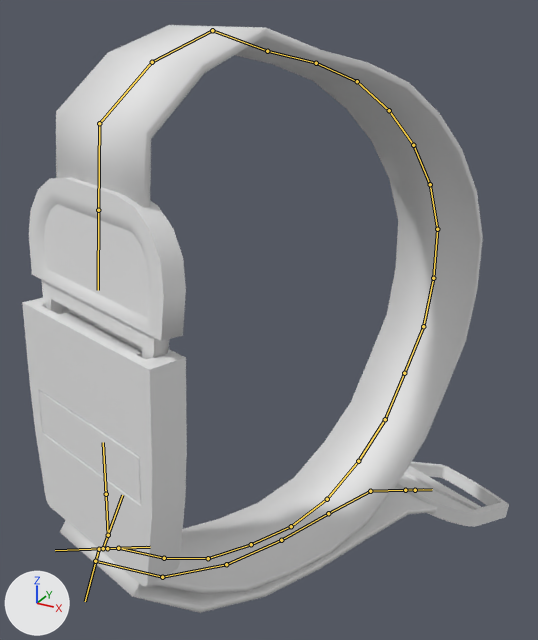
Renders of the FBX model care-up/Assets/Resources_moved/Models/Tourniquet.fbx from each side of a commit.
Before and after are seen from a camera (50 mm lens) standing at (0.0632, -0.1892, 0.1052) and looking at (-0.0117, -0.053, 0.0371). The lights are fixed; the arrows at lower left show +X, +Y and +Z. Both versions are drawn at frame 1762 of the action 'Armature.002|_tourniquet_SQ_v.2_L_Lib'; the numbers are the values there. The bones that bend it are drawn over the model as lines.

Names of what the first picture shows: 'EndClip', 'FrontClip', 'MiddleClip', 'TourniquetStrip'.
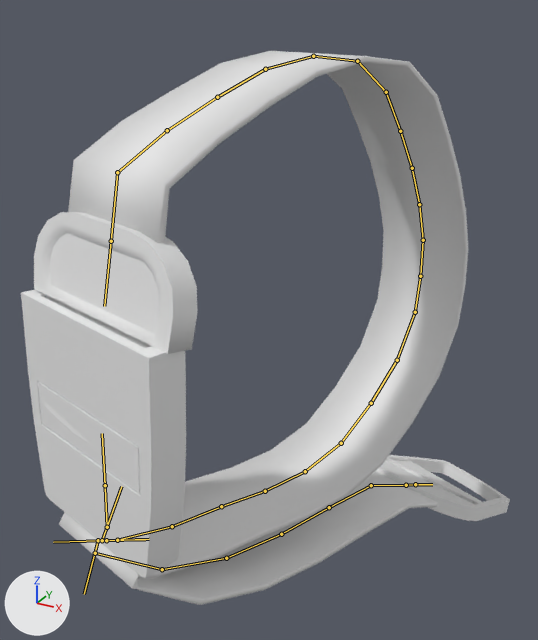
Where the change shows, as pixel boxes (x1, y1, x2, y2) in the pictures (538 x 640 px):
'TourniquetStrip', posed: before (56, 25, 483, 613); after (59, 51, 468, 605)
'MiddleClip', posed: before (22, 298, 187, 586); after (21, 289, 186, 578)
'FrontClip', posed: before (29, 177, 186, 360); after (34, 212, 197, 447)
'EndClip', posed: before (396, 462, 509, 527); after (376, 455, 510, 521)
bone 'Bone', root to tip: before (103, 548) to (122, 495); after (102, 540) to (121, 486)
bone 'Bone.004', root to tip: before (118, 548) to (164, 558); after (117, 540) to (172, 526)
bone 'Bone.006', root to tip: before (208, 558) to (251, 544); after (221, 506) to (265, 491)
bone 'Bone.012', root to tip: before (404, 373) to (423, 326); after (415, 312) to (420, 276)
bone 'Bone.013', root to tip: before (423, 326) to (433, 278); after (420, 276) to (423, 240)
bone 'Bone.014', root to tip: before (433, 278) to (437, 229); after (423, 240) to (419, 204)
bone 'Bone.015', root to tip: before (437, 229) to (430, 184); after (419, 204) to (412, 168)
bone 'Bone.016', root to tip: before (430, 184) to (413, 145); after (412, 168) to (400, 131)
bone 'Bone.017', root to tip: before (413, 145) to (389, 110); after (400, 131) to (386, 92)
bone 'Bone.018', root to tip: before (389, 110) to (357, 81); after (386, 92) to (357, 61)
bone 'Bone.019', root to tip: before (357, 81) to (316, 63); after (357, 61) to (313, 56)
bone 'Bone.020', root to tip: before (316, 63) to (267, 51); after (313, 56) to (265, 69)
bone 'Bone.021', root to tip: before (267, 51) to (212, 30); after (265, 69) to (217, 97)
bone 'Bone.022', root to tip: before (212, 30) to (152, 62); after (217, 97) to (167, 130)
bone 'Bone.023', root to tip: before (152, 62) to (99, 123); after (167, 130) to (117, 172)
bone 'Bone.024', root to tip: before (99, 123) to (98, 210); after (117, 172) to (111, 241)

The change in detail:
Bone 'Bone' (bone_bone) moves from (-0.0117, 0.0166, 0.1127) to (-0.0117, 0.0184, 0.1127).
Bone 'Bone.004' (bone_bone_004) turns from (-11, 0, 0) to (11, 0, 0) degrees about its own x, y and z.
Bone 'Bone.006' (bone_bone_006) turns from (15, 0, 0) to (-3, 0, 0) degrees about its own x, y and z.
Bone 'Bone.012' (bone_bone_012) turns from (2, 0, 0) to (21, 0, 0) degrees about its own x, y and z.
Bone 'Bone.012' (bone_bone_012) is rescaled from (1.0, 1.0, 1.0) to (1.0, 0.72, 1.0).
Bone 'Bone.013' (bone_bone_013) turns from (20, 0, 0) to (7, 0, 0) degrees about its own x, y and z.
Bone 'Bone.014' (bone_bone_014) turns from (13, 0, 0) to (11, 0, 0) degrees about its own x, y and z.
Bone 'Bone.015' (bone_bone_015) turns from (22, 0, 0) to (7, 0, 0) degrees about its own x, y and z.
Bone 'Bone.016' (bone_bone_016) turns from (15, 0, 0) to (6, 0, 0) degrees about its own x, y and z.
Bone 'Bone.017' (bone_bone_017) turns from (12, 0, 0) to (3, 0, 0) degrees about its own x, y and z.
Bone 'Bone.018' (bone_bone_018) turns from (10, 0, 0) to (23, 0, 0) degrees about its own x, y and z.
Bone 'Bone.019' (bone_bone_019) turns from (12, 0, 0) to (36, 0, 0) degrees about its own x, y and z.
Bone 'Bone.020' (bone_bone_020) turns from (7, 0, 0) to (19, 0, 0) degrees about its own x, y and z.
Bone 'Bone.021' (bone_bone_021) turns from (-4, 0, 0) to (14, 0, 0) degrees about its own x, y and z.
Bone 'Bone.022' (bone_bone_022) turns from (35, -1, 0) to (3, -1, -1) degrees about its own x, y and z.
Bone 'Bone.023' (bone_bone_023) turns from (20, 0, 0) to (7, 0, 0) degrees about its own x, y and z.
Bone 'Bone.024' (bone_bone_024) turns from (45, 0, 0) to (42, 0, 0) degrees about its own x, y and z.
Bone 'Bone.024' (bone_bone_024) is rescaled from (1.0, 1.0, 1.0) to (1.0, 1.15, 1.15).
